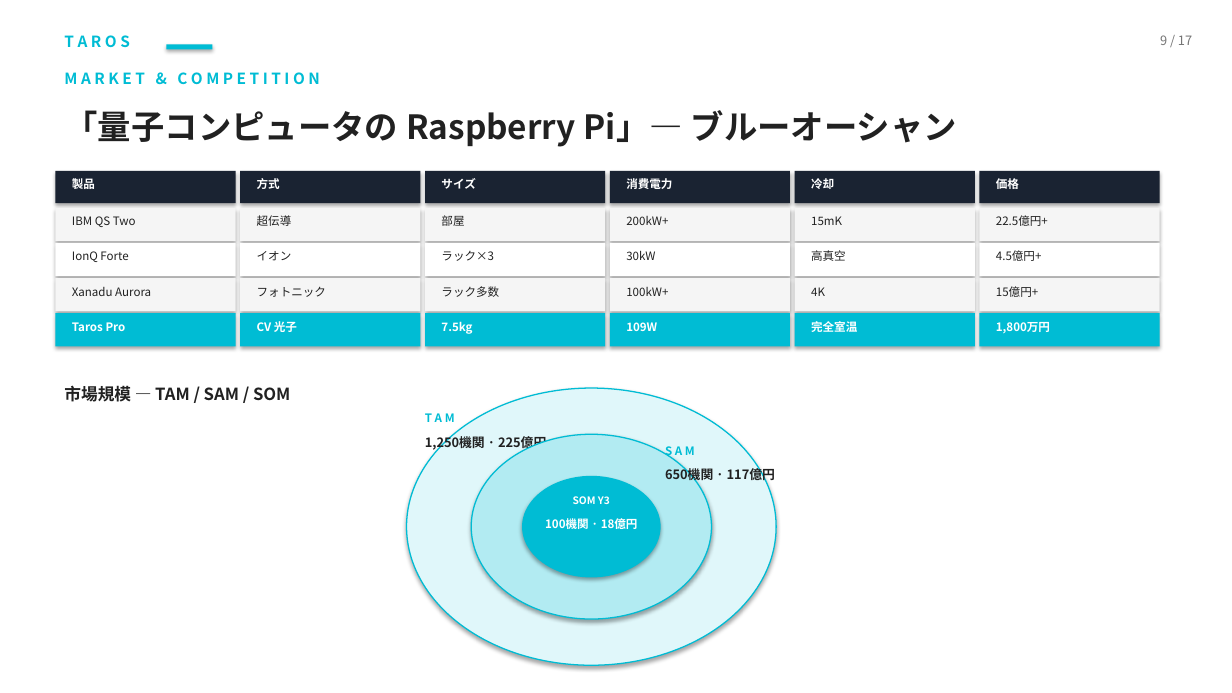
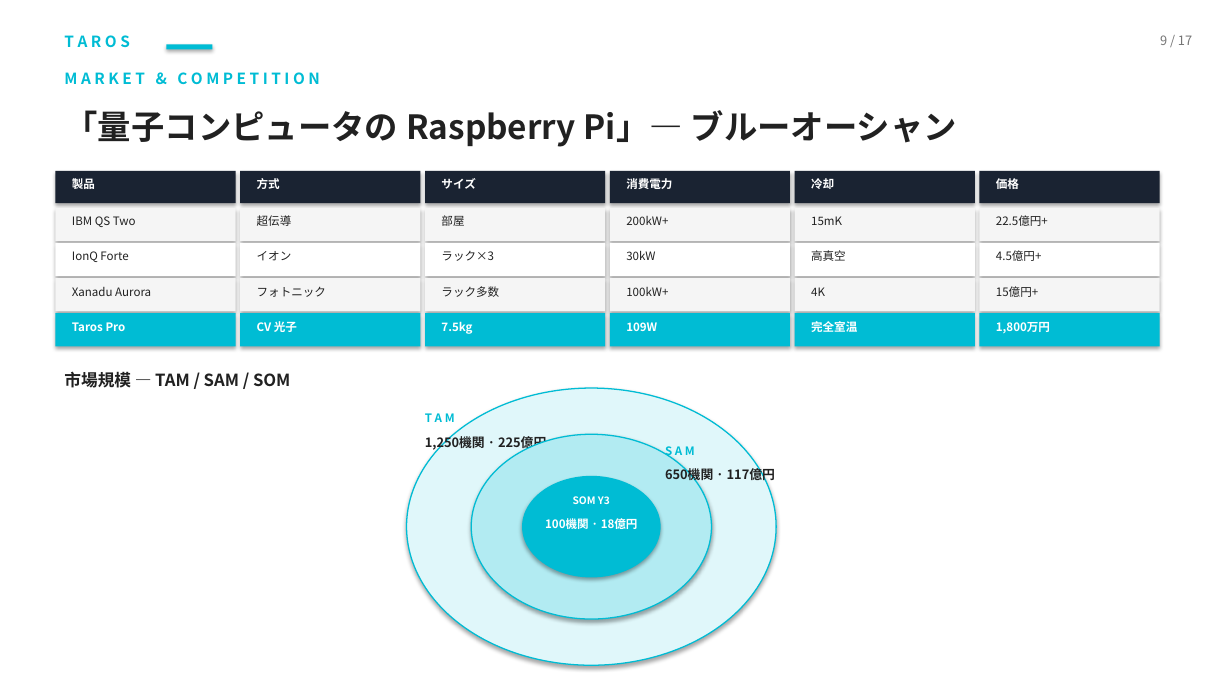
Before and after one commit to TomohiroTani28/Taros, a slide deck: slide 9 of assets/TAROS_Investor_Pitch_Revised.pptx. Drawn at 1232x693 pixels with LibreOffice and Linux fonts; fonts in the diff are those of the drawing. Boxes give left, top, right and bottom in pixels: in the first picture for what was removed or moved away, otherwise in the second. Text is boxed around its words. In the diff, an @@ line names an element or a change of style, - is before the commit and + after.

```diff
--- a/assets/TAROS_Investor_Pitch_Revised.pptx
+++ b/assets/TAROS_Investor_Pitch_Revised.pptx
@@ text "市場規模 — TAM / SAM ...": place and size @@
-text "市場規模 — TAM / SAM ..." at (64,386,290,402)
+text "市場規模 — TAM / SAM ..." at (64,372,290,388)
```
Also in this commit, not shown: 9 other slides changed, 2 other files.
